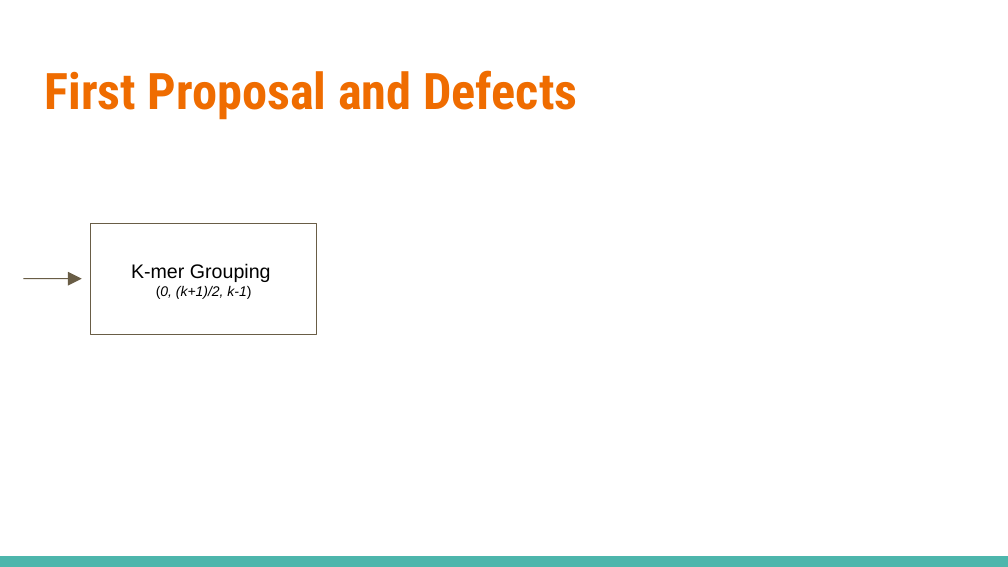
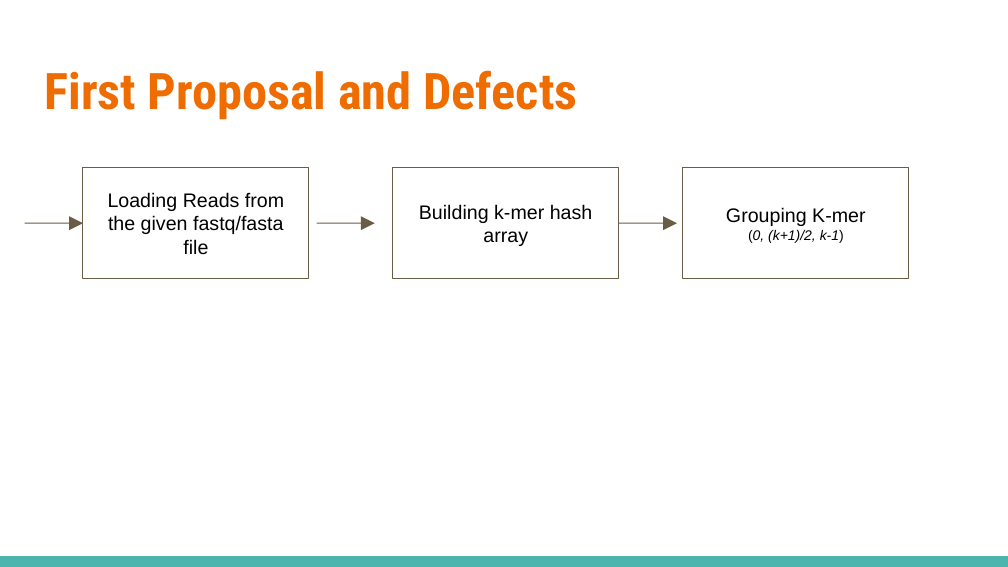
Before and after one commit to salmagomaa/masters-seminar, a slide deck: slide 44 of Presentation/DNA_Seq_Error_Corr_Alg.odp (slide 42 before the commit). Drawn at 1008x567 pixels with LibreOffice and Linux fonts; fonts in the diff are those of the drawing. Boxes give left, top, right and bottom in pixels: in the first picture for what was removed or moved away, otherwise in the second. Text is boxed around its words. In the diff, an @@ line names an element or a change of style, - is before the commit and + after.

```diff
--- a/Presentation/DNA_Seq_Error_Corr_Alg.odp
+++ b/Presentation/DNA_Seq_Error_Corr_Alg.odp
@@ rectangle added at bbox=[83, 167, 308, 278], outline #695D46 0.74 pt, 14 pt, text #000000 @@
+Loading Reads from the given fastq/fasta file
@@ rectangle added at bbox=[393, 167, 619, 278], outline #695D46 0.74 pt, 14 pt, text #000000 @@
+Building k-mer hash array
@@ rectangle "Grouping K-mer": place and size @@
-rectangle "Grouping K-mer" at bbox=[91, 223, 317, 334]
+rectangle "Grouping K-mer" at bbox=[682, 167, 908, 278]
@@ text in rectangle at bbox=[726, 207, 865, 226]: text changed @@
-K-mer Grouping
+Grouping K-mer
@@ arrow moved from (23, 278) - (82, 278) to (25, 223) - (83, 223) @@
@@ arrow added from (317, 223) to (375, 223), #695D46 0.74 pt @@
@@ arrow added from (619, 223) to (677, 223), #695D46 0.74 pt @@
```
Also in this commit, not shown: 6 other slides changed, 2 slides added, 12 other files.
